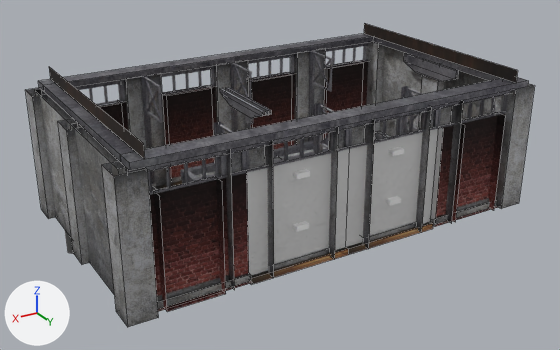
Renders of the FBX model assets/map.fbx from each side of a commit.
Both versions are drawn from a camera (50 mm lens) standing at (0.593, 0.918, 0.544) and looking at (0.012, -0.05, 0.06). Lighting does not change. The marker at lower left points along +X, +Y and +Z. Mesh edges are drawn as thin lines on the coarser meshes. Where no turn or scale is listed for an object, it has been applied to the vertices. Vertices at the same position are counted once.
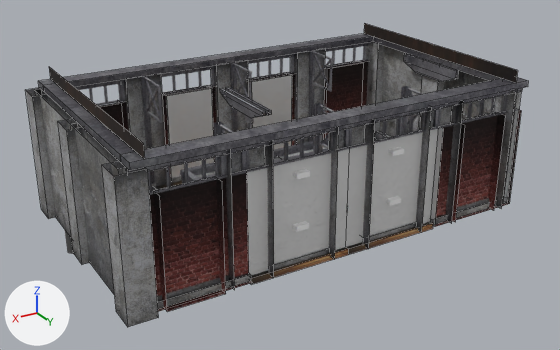
Changed parts and their boxes (x1, y1, x2, y2) in the pictures (560 x 350 px):
'pCube200', reshaped: before (494, 83, 535, 209); after (494, 89, 516, 208)
part 1 of me_mesh_003, deleted: before (248, 72, 291, 81)
part 2 of me_mesh_003, recoloured: (251, 75, 292, 149) in both
part 3 of me_mesh_099, deleted: before (501, 83, 535, 209)
part 4 of me_mesh_019, deleted: before (163, 85, 211, 96)
part 5 of me_mesh_019, recoloured: (166, 88, 214, 178) in both

The change, as a diff of the scene's bpy script:
```diff
--- a/assets/map.fbx.py
+++ b/assets/map.fbx.py
@@ me_mesh_003 @@
 # used by ob_pcube45; location = (-0.078, -0.245, 0.08)
 # verts and faces of me_mesh_003; kept vertices keep their numbers, new ones are numbered from 8
 # before: 0 (0.039, -0.005, 0.08), 1 (-0.044, -0.005, 0.08) at pixel (286, 72), 6 (0.039, 0.015, 0.08) at pixel (251, 81), 7 (-0.044, 0.015, 0.08) at pixel (292, 74)
-me_mesh_003.from_pydata(...)  # 8 vertices, 6 faces; spans x -0.044..0.039, y -0.005..0.015, z -0.08..0.08
+me_mesh_003.from_pydata(...)  # 8 vertices, 5 faces; spans x -0.044..0.039, y -0.005..0.015, z -0.08..0.08
+# me_mesh_003 part 1
+delete_faces([(0, 6, 7, 1)])
+# me_mesh_003 part 2: 5 faces spanning x -0.044..0.039, y -0.005..0.015, z -0.08..0.08 switch from mat_brick to mat_painted_brick
@@ me_mesh_099 @@
 # used by ob_pcube200; location = (-0.315, 0.111, 0.1)
 # verts and faces of me_mesh_099; kept vertices keep their numbers, new ones are numbered from 8
 # before: 0 (-0.02, -0.02, -0.1), 2 (-0.02, -0.02, 0.1), 4 (-0.02, 0.02, 0.1) at pixel (534, 85), 5 (0.02, 0.02, 0.1) at pixel (515, 89), 6 (-0.02, 0.02, -0.1) at pixel (518, 203)
 # before: 7 (0.02, 0.02, -0.1) at pixel (501, 208)
-me_mesh_099.from_pydata(...)  # 8 vertices, 4 faces; spans x -0.02..0.02, y -0.02..0.02, z -0.1..0.1
+me_mesh_099.from_pydata(...)  # 6 vertices, 2 faces; spans x -0.02..0.02, y -0.02..0.02, z -0.1..0.1
+# me_mesh_099 part 3
+delete_vertices([4, 6])  # with the faces that use them
 me_mesh_099.materials.append(mat_concrete)
@@ me_mesh_019 @@
 # used by ob_pcube82; location = (0.083, -0.245, 0.08)
 # verts and faces of me_mesh_019; kept vertices keep their numbers, new ones are numbered from 8
 # before: 0 (0.039, -0.005, 0.08) at pixel (161, 92), 1 (-0.044, -0.005, 0.08) at pixel (206, 85), 6 (0.039, 0.015, 0.08) at pixel (166, 95), 7 (-0.044, 0.015, 0.08) at pixel (211, 88)
-me_mesh_019.from_pydata(...)  # 8 vertices, 6 faces; spans x -0.044..0.039, y -0.005..0.015, z -0.08..0.08
+me_mesh_019.from_pydata(...)  # 8 vertices, 5 faces; spans x -0.044..0.039, y -0.005..0.015, z -0.08..0.08
+# me_mesh_019 part 4
+delete_faces([(0, 6, 7, 1)])
+# me_mesh_019 part 5: 5 faces spanning x -0.044..0.039, y -0.005..0.015, z -0.08..0.08 switch from mat_brick to mat_painted_brick
```
